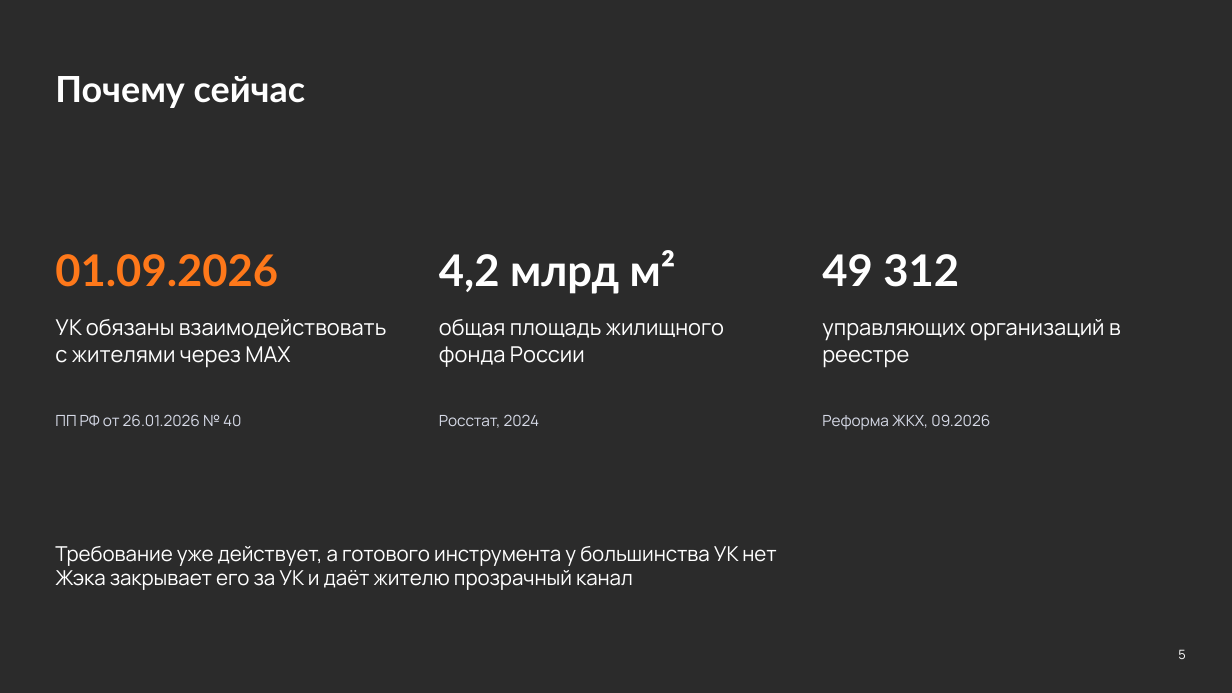
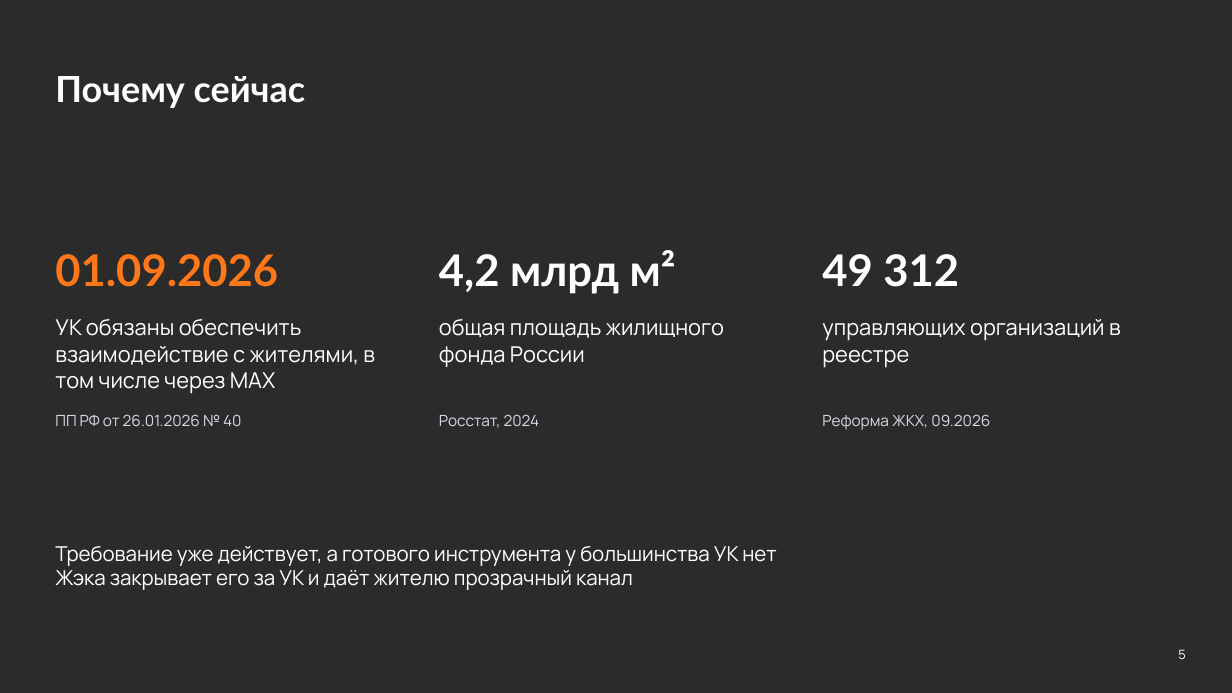
Before and after one commit to K1rL3s/vkmax-mobilization, a slide deck: slide 5 of docs/preza/zheka.pptx. Drawn at 1232x693 pixels with LibreOffice and Linux fonts; fonts in the diff are those of the drawing; background and template pictures are left out; a plain dark background stands for a picture behind light text. Boxes give left, top, right and bottom in pixels: in the first picture for what was removed or moved away, otherwise in the second. Text is boxed around its words. In the diff, an @@ line names an element or a change of style, - is before the commit and + after.

```diff
--- a/docs/preza/zheka.pptx
+++ b/docs/preza/zheka.pptx
@@ text at [55,319,375,394]: text changed @@
-УК обязаны взаимодействовать с жителями через MAX
+УК обязаны обеспечить взаимодействие с жителями, в том числе через MAX
```
Also in this commit, not shown: 4 other slides changed, 56 other files.
